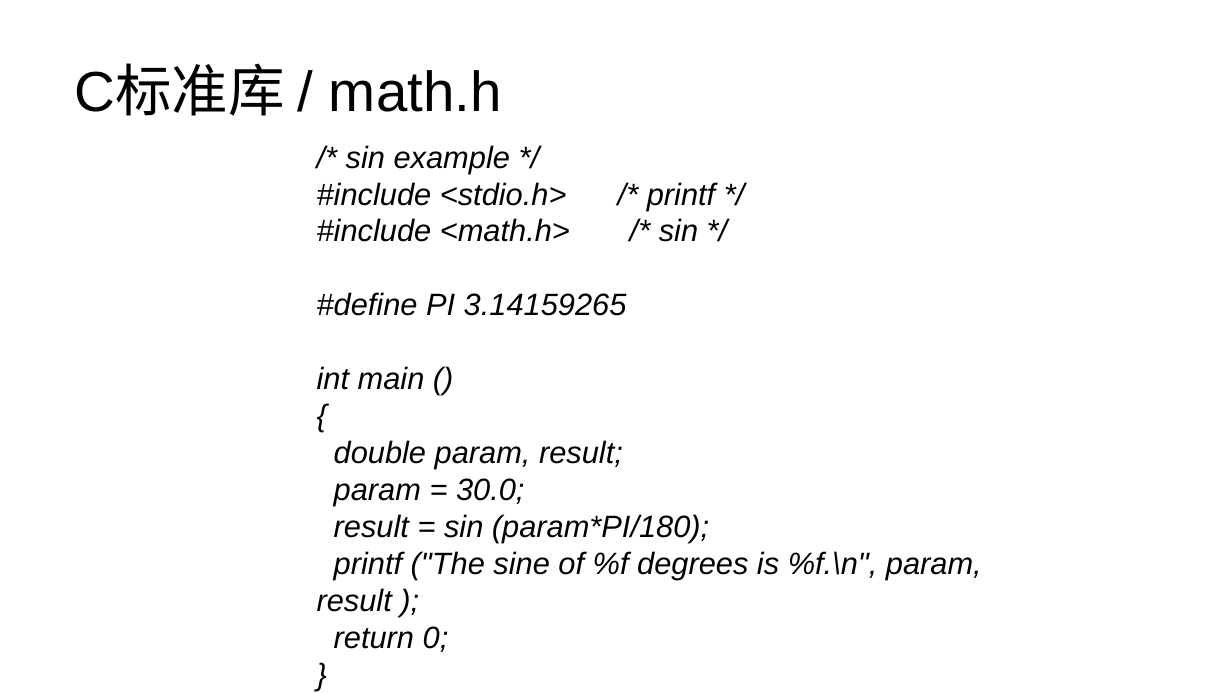
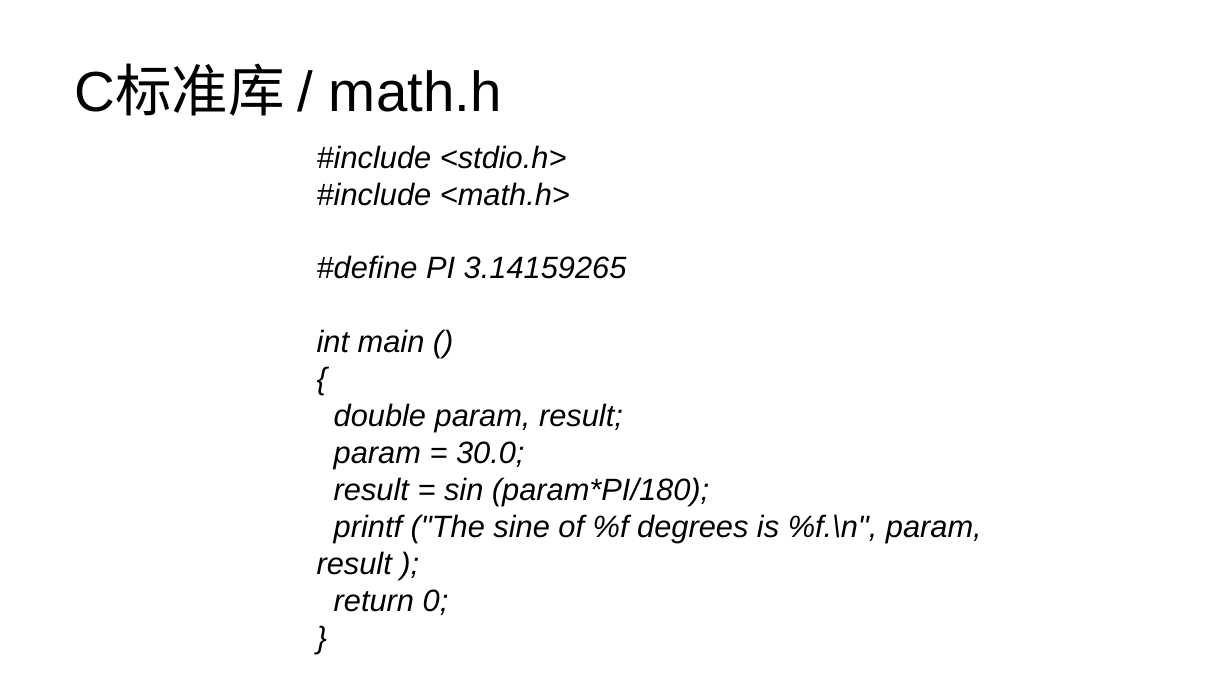
Before and after one commit to lezhang-thu/c-programming, a slide deck: slide 24 of 数据结构+算法/2022秋季-计算机基础与程序设计-数据结构-算法.pptx. Drawn at 1232x693 pixels with LibreOffice and Linux fonts; fonts in the diff are those of the drawing. Boxes give left, top, right and bottom in pixels: in the first picture for what was removed or moved away, otherwise in the second. Text is boxed around its words. In the diff, an @@ line names an element or a change of style, - is before the commit and + after.

```diff
--- a/数据结构+算法/2022秋季-计算机基础与程序设计-数据结构-算法.pptx
+++ b/数据结构+算法/2022秋季-计算机基础与程序设计-数据结构-算法.pptx
@@ text at <box>317,145,570,206</box>: text changed @@
-/* sin example */
-#include <stdio.h> /* printf */
-#include <math.h> /* sin */
+#include <stdio.h>
+#include <math.h>
```
Also in this commit, not shown: 9 other slides changed, 1 slide added, 6 other files.
